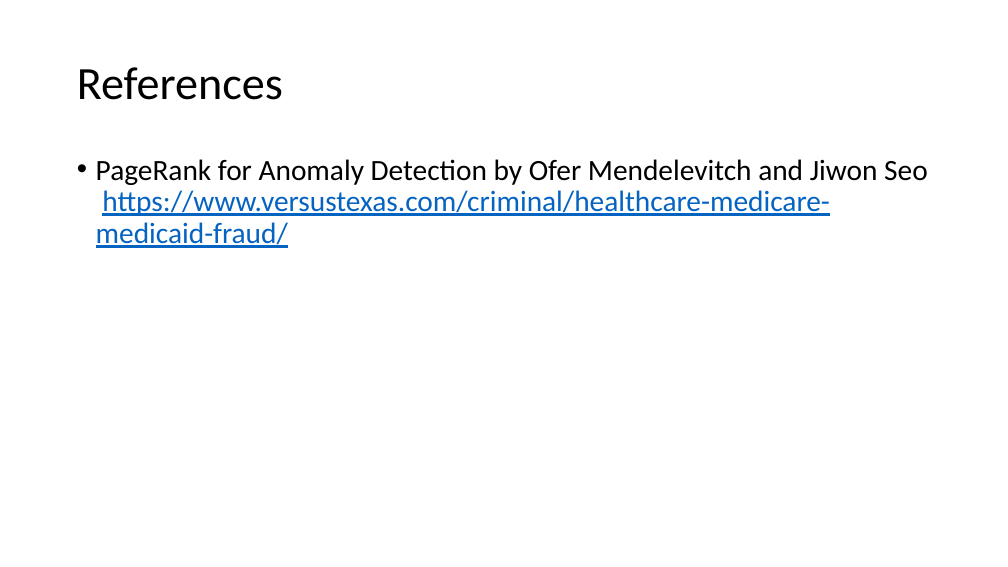
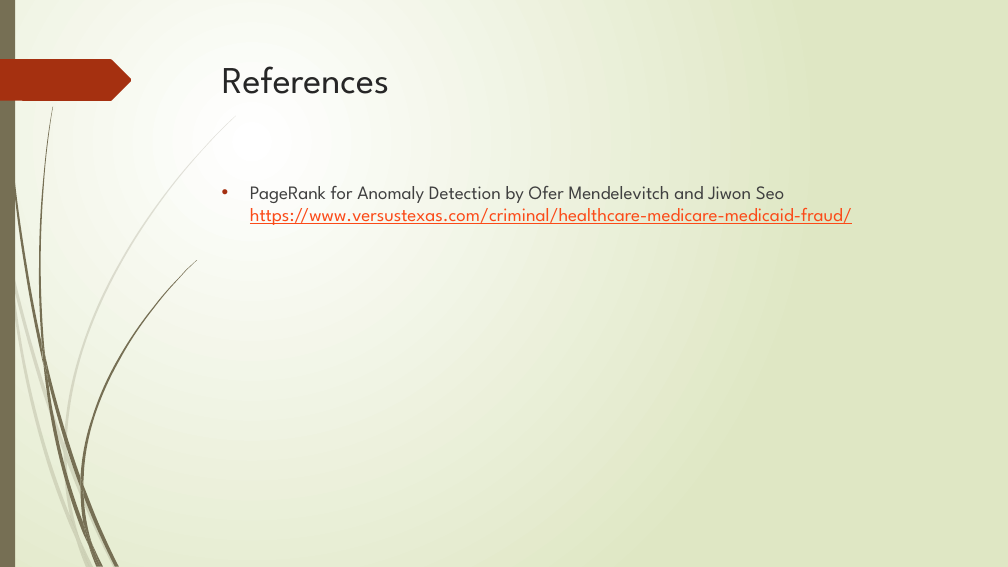
Before and after one commit to maxliu/health_care, a slide deck: slide 17 of Medicare fraud detection by using open source data.pptx. Drawn at 1008x567 pixels with LibreOffice and Linux fonts; fonts in the diff are those of the drawing. Boxes give left, top, right and bottom in pixels: in the first picture for what was removed or moved away, otherwise in the second. Text is boxed around its words. In the diff, an @@ line names an element or a change of style, - is before the commit and + after.

```diff
--- a/Medicare fraud detection by using open source data.pptx
+++ b/Medicare fraud detection by using open source data.pptx
@@ background #FFFFFF to gradient #FFFFFF to #DFE8C4 @@
@@ rectangle added at (0,0,15,567), fill #766F54 @@
@@ freeform shape added at (0,59,132,101), fill #A53010 @@
@@ title "References": place and size @@
-title "References" at (77,67,283,100)
+title "References" at (222,66,389,94)
@@ title "References" at (222,66,389,94): size 44 to 36 pt, font Calibri to League Spartan, text colour #000000 to #262626; line spacing 0.9 to 1; vertical alignment middle to top @@
@@ text "PageRank for Anomaly Detection by ...": place and size @@
-text "PageRank for Anomaly Detection by ..." at (96,159,928,248)
+text "PageRank for Anomaly Detection by ..." at (250,186,852,225)
@@ text "PageRank for Anomaly Detection by ..." at (250,186,852,225): size 28 to 18 pt, font Calibri to League Spartan; text colour #000000 to #404040 in "PageRank for Anomaly Detection by Ofer Mendelevitch ..."; text colour #0563C1 to #FB4A18 in "https://www.versustexas.com/criminal/healthcare-medicare-med ..."; indent changed; line spacing 0.9 to 1 @@
@@ group added at (0,116,236,567): 10 freeform shapes @@
@@ group added at (2,0,197,567): 12 freeform shapes @@
```
Also in this commit, not shown: 12 other slides changed, 4 slides added, 4 slides removed.
